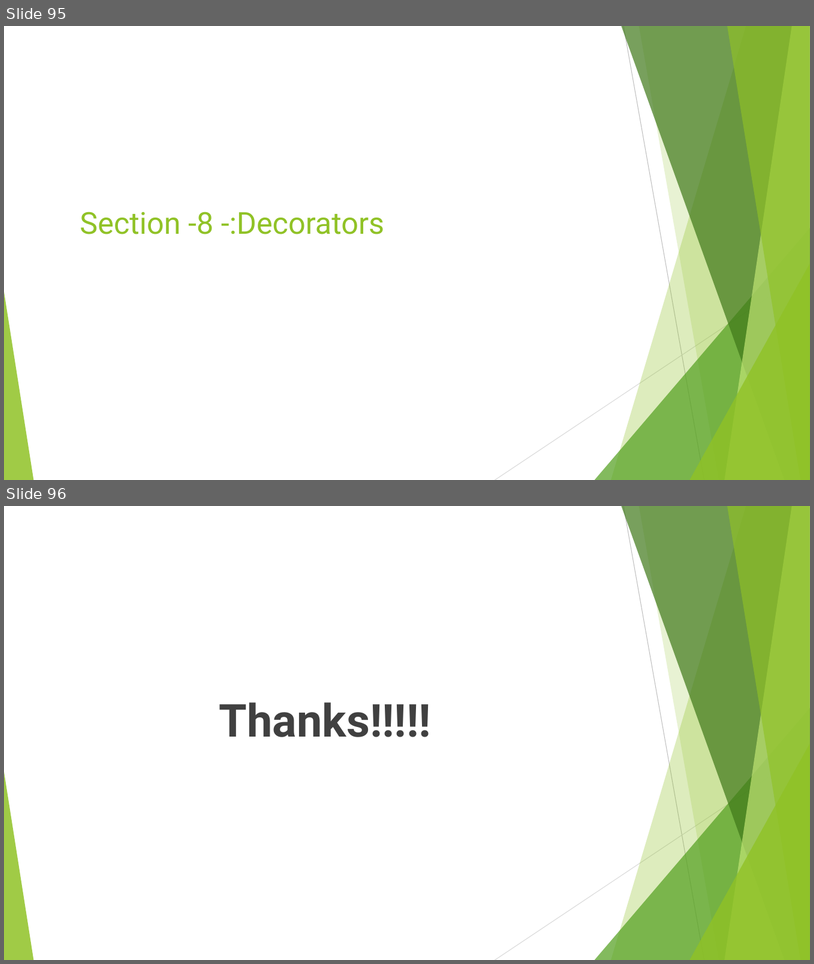
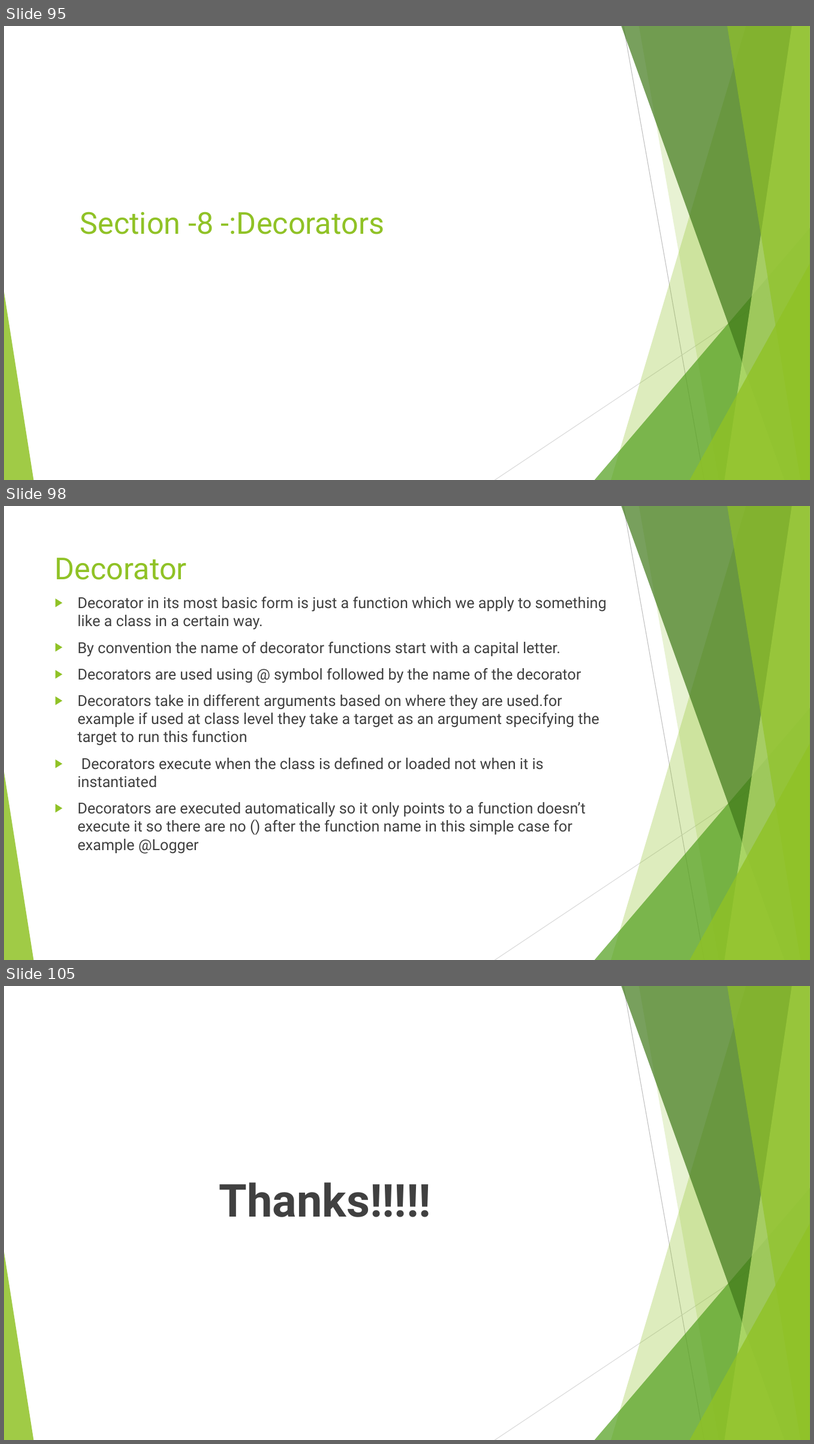
Before and after one commit to rudhrainfogain/TypeScript, a slide deck: PPT/TypeScriptv8.pptx. Shown one above the other, each under a label of ours: slides 95 and 96 before the commit, slides 95, 98 and 105 after it; the slides between them are not shown. The pictures are 814x964 and 814x1444 pixels, drawn with LibreOffice and Linux fonts; fonts in the diff are those of the drawing. Boxes give left, top, right and bottom in pixels: in the first picture for what was removed or moved away, otherwise in the second. Text is boxed around its words. In the diff, an @@ line names an element or a change of style, - is before the commit and + after.

Commit message:
Decorators Partial Code

```diff
--- a/PPT/TypeScriptv8.pptx
+++ b/PPT/TypeScriptv8.pptx
@@ slide 98 added at [4, 506, 810, 960], background #FFFFFF; not listed: 10 template elements that a slide beside it also shows @@
@@ title added at [55, 558, 187, 580], 36 pt, text #90C226 @@
+Decorator
@@ text added at [78, 597, 607, 853], 18 pt, text #404040 @@
+▶ Decorator in its most basic form is just a function which we apply to something like a class in a certain way.
+▶ By convention the name of decorator functions start with a capital letter.
+▶ Decorators are used using @ symbol followed by the name of the decorator
+▶ Decorators take in different arguments based on where they are used.for example if used at class level they take a target as an argument specifying the target to run this function
+▶ Decorators execute when the class is defined or loaded not when it is instantiated
+▶ Decorators are executed automatically so it only points to a function doesn’t execute it so there are no () after the function name in this simple case for example @Logger
@@ what was slide 96 is now slide 105 @@
```
Also in this commit, not shown: 8 other slides added, 4 other files.
